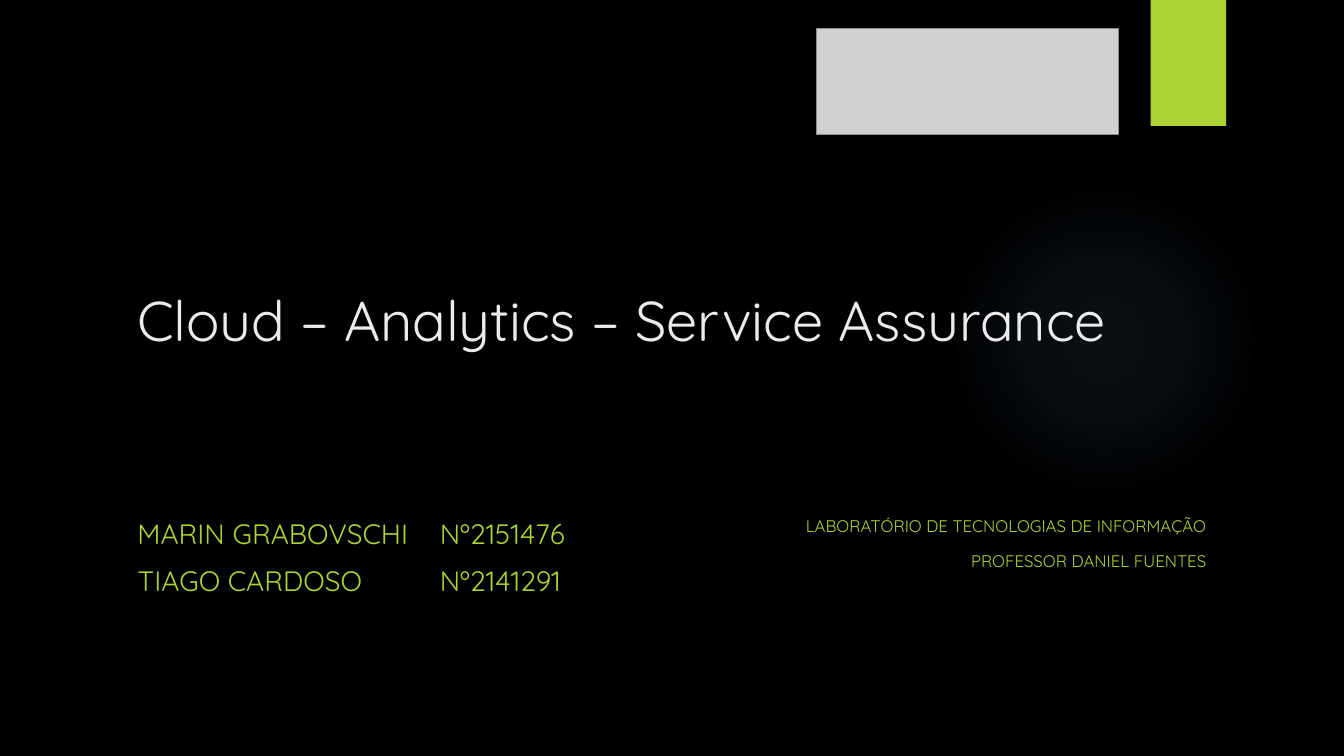
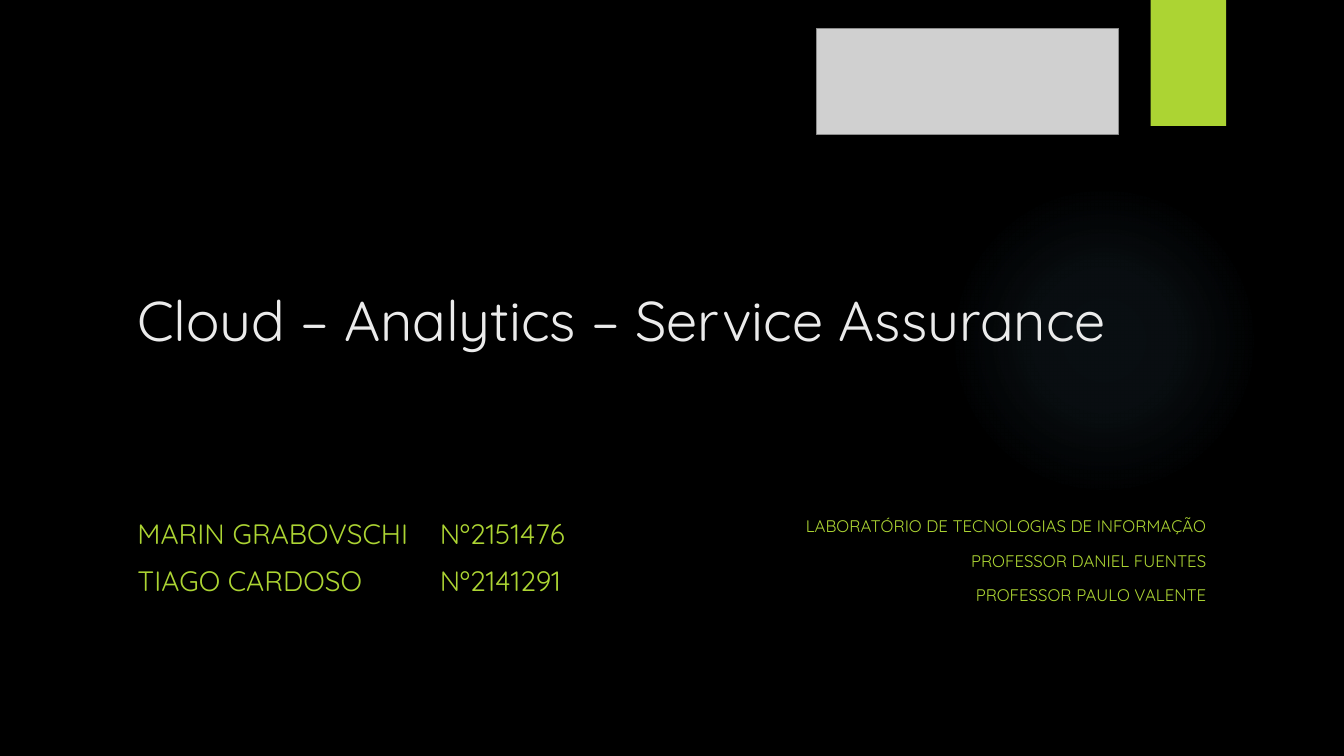
Before and after one commit to salomondeep/bubbles, a slide deck: slide 1 of Apresentacao LTI.pptx. Drawn at 1344x756 pixels with LibreOffice and Linux fonts; fonts in the diff are those of the drawing; grey boxes stand for pictures; background and template pictures are left out. Boxes give left, top, right and bottom in pixels: in the first picture for what was removed or moved away, otherwise in the second. Text is boxed around its words. In the diff, an @@ line names an element or a change of style, - is before the commit and + after.

```diff
--- a/Apresentacao LTI.pptx
+++ b/Apresentacao LTI.pptx
@@ text at [976,589,1206,601]: paragraph added @@
+PROFESSOR PAULO VALENTE
```
Also in this commit, not shown: 2 other files.
